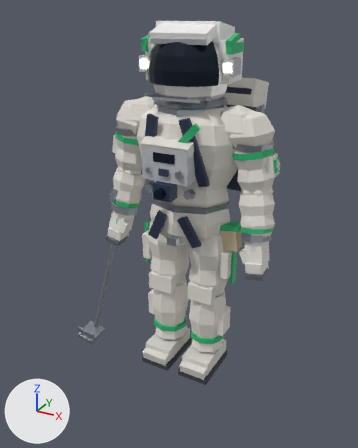
Before and after pictures for a commit that changed the glTF model assets/models/characters/maya.glb.
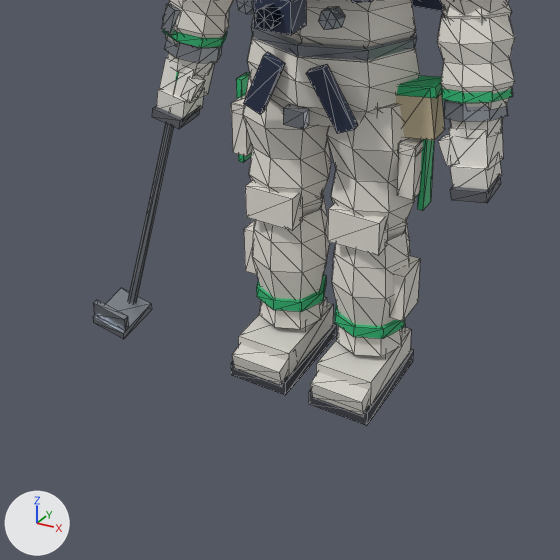
Each version is shown whole from a 50 mm camera at (1.16, -2.229, 1.988) aimed at (-0.017, -0.09, 0.918), then close up on the part from 10% to 83% of the width and 42% to 100% of the height. Arrows for +X, +Y and +Z are at lower left; the lights stay in place. The older version's two pictures come first. The close-ups show mesh edges as thin lines. Where no turn or scale is listed for an object, it has been applied to the vertices.

The first close-up shows 'Foot_L_Boot', 'Foot_R_Boot', 'Hand_L_Glove', 'Hand_R_Metal', 'Hips_Pack', 'Hips_Suit', 'LowerArm_L_Suit', 'LowerLeg_L_Suit', 'LowerLeg_R_Suit', 'Torso_Suit', 'UpperLeg_L_Suit', 'UpperLeg_R_Suit' and 21 more.
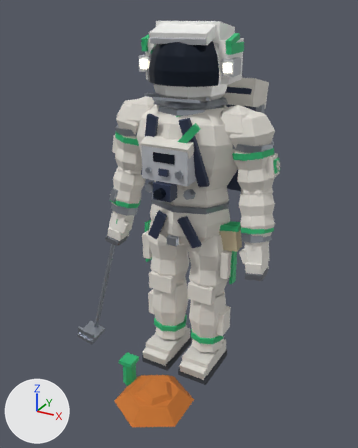
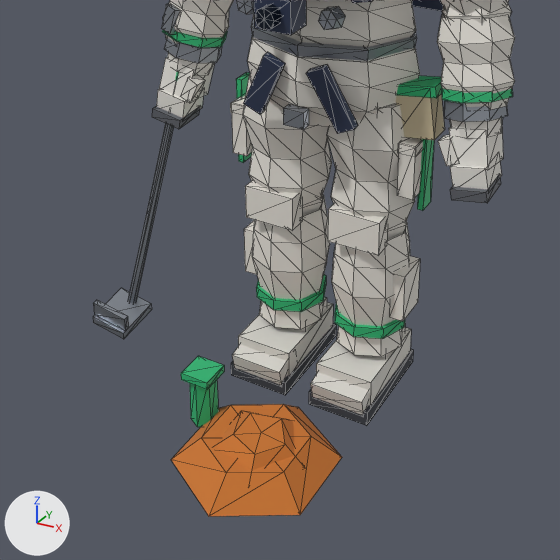
Changed parts and their boxes (x1, y1, x2, y2) in the close-ups (560 x 560 px):
'Prop_Sample_Foam', added (orange): after (171, 404, 342, 516)
'Prop_Sample_Accent', added (green): after (181, 356, 224, 427)

Diff of the bpy script that builds the scene:
```diff
--- a/assets/models/characters/maya.glb.py
+++ b/assets/models/characters/maya.glb.py
@@ mat_foam @@
+mat_foam = principled_material('Foam')
+mat_foam.base_color = (0.578, 0.175, 0.0284)  # orange #c8742f
+mat_foam.roughness = 0.95
@@ me_mesh_49 @@
+me_mesh_49.from_pydata(...)  # a 6-sided cut cone along z (radius 0.038 at the low end, 0.036 at the high end) spanning x -0.213..-0.147, y -0.418..-0.342, z 0.002..0.152; a box spanning x -0.221..-0.139, y -0.421..-0.339, z 0.144..0.166
+me_mesh_49.materials.append(mat_accent)  # green #2bb673
@@ me_mesh_48 @@
+me_mesh_48.from_pydata(...)  # 34 vertices, 56 faces; spans x -0.171..0.211, y -0.66..-0.22, z 0.002..0.113
+me_mesh_48.materials.append(mat_foam)  # orange #c8742f
@@ ob_prop_sample_accent @@
+ob_prop_sample_accent = bpy.data.objects.new('Prop_Sample_Accent', me_mesh_49)
+ob_prop_sample_accent.location = (0.0, 0.0, 0.0)
@@ ob_prop_sample_foam @@
+ob_prop_sample_foam = bpy.data.objects.new('Prop_Sample_Foam', me_mesh_48)
+ob_prop_sample_foam.location = (0.0, 0.0, 0.0)
```
